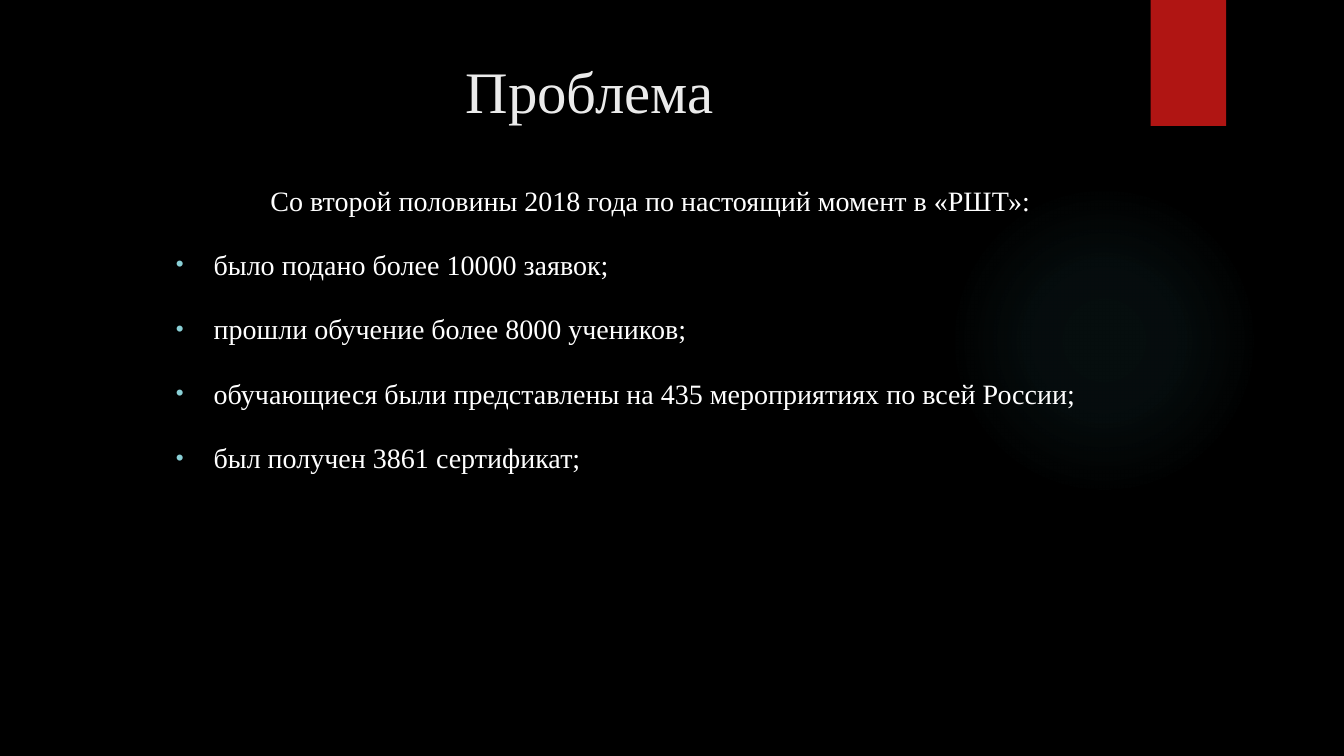
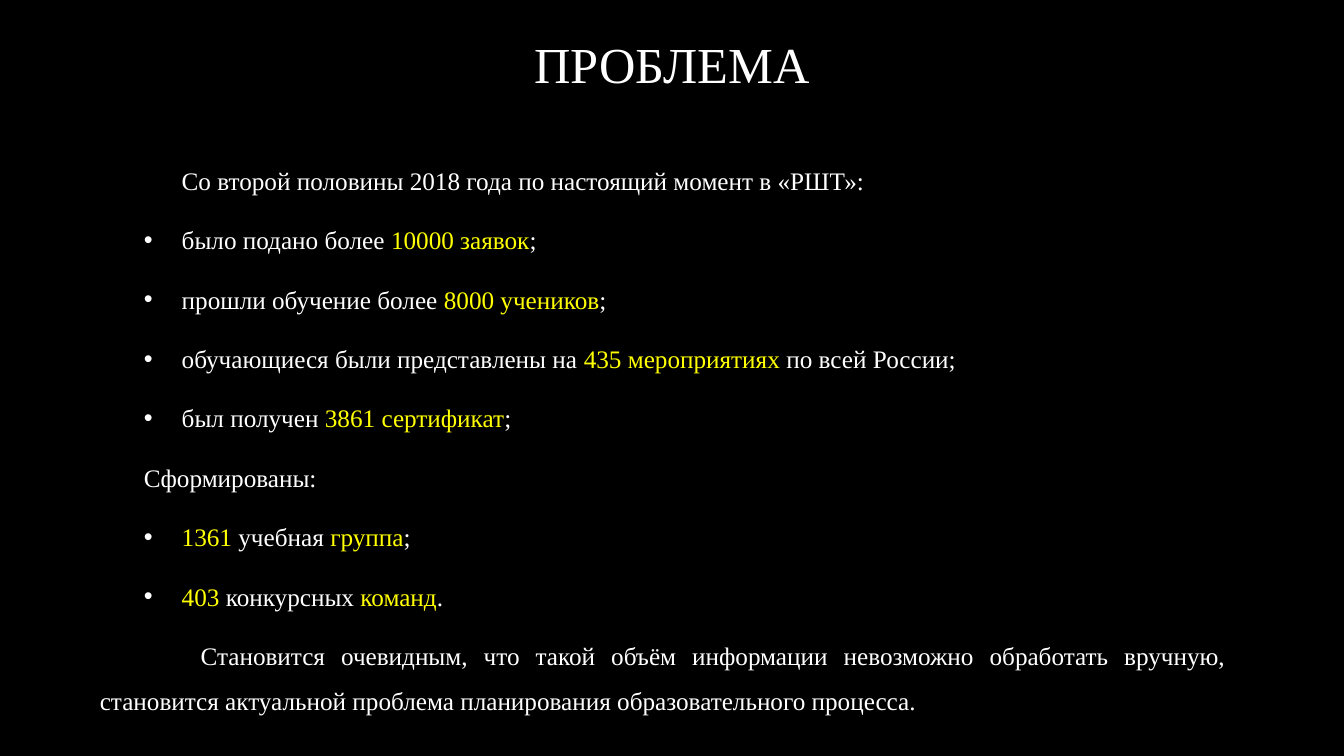
Before and after one commit to RAdKuzur/ASTU, a slide deck: slide 10 of Дипломная работа/Презентация Курсовая.pptx (slide 4 before the commit). Drawn at 1344x756 pixels with LibreOffice and Linux fonts; fonts in the diff are those of the drawing; background and template pictures are left out. Boxes give left, top, right and bottom in pixels: in the first picture for what was removed or moved away, otherwise in the second. Text is boxed around its words. In the diff, an @@ line names an element or a change of style, - is before the commit and + after.

```diff
--- a/Дипломная работа/Презентация Курсовая.pptx
+++ b/Дипломная работа/Презентация Курсовая.pptx
@@ title "ПРОБЛЕМА" at <box>534,49,809,84</box>: vertical alignment top to middle @@
@@ rectangle removed at <box>1150,0,1226,126</box> @@
@@ title at <box>534,49,809,84</box>: text changed; size 42 to 36 pt; text colour #EBEBEB to #FFFFFF @@
-Проблема
+ПРОБЛЕМА
@@ text "Со второй половины 2018 года ..." at <box>100,172,1225,716</box>: vertical alignment top to middle @@
@@ text "Со второй половины 2018 года ...": place and size @@
-text "Со второй половины 2018 года ..." at <box>214,191,1075,474</box>
+text "Со второй половины 2018 года ..." at <box>100,172,1225,716</box>
@@ text at <box>182,172,956,433</box>: size 20 to 18 pt in "Со второй половины 2018 года по настоящий ...", "было подано более 10000 заявок;", "прошли обучение более 8000 учеников;", "обучающиеся были представлены на 435 мероприятиях по ..." and 1 more places; text colour #FFFFFF to #FFFF00 in "10000 заявок;", "8000 учеников;", "435 мероприятиях", "3861 сертификат;"; indent changed; bullet colour #8AD0D6 to #FFFFFF @@
@@ ellipse removed at <box>949,185,1259,495</box> @@
@@ text at <box>100,469,1225,716</box>: paragraphs added @@
+  Сформированы:
+  • 1361 учебная группа;
+  • 403 конкурсных команд.
+Становится очевидным, что такой объём информации невозможно обработать вручную, становится актуальной проблема планирования образовательного процесса.
```
Also in this commit, not shown: 14 other slides changed, 1 slide added, 7 slides removed.
